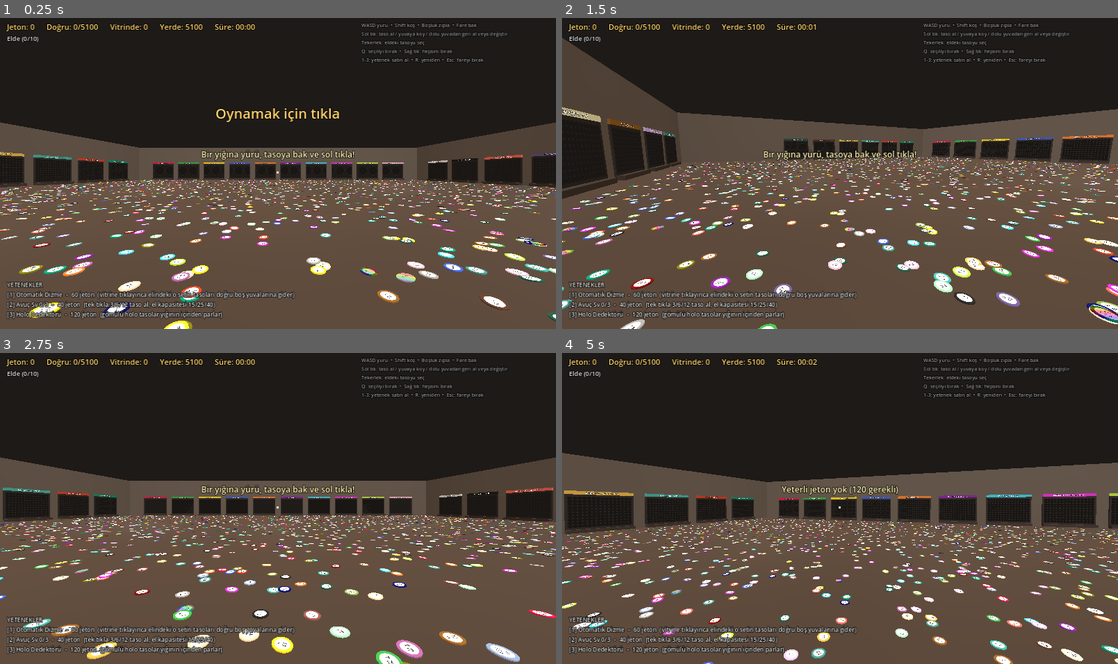
Above: before the commit, frames 1-4 (two rows, left to right).
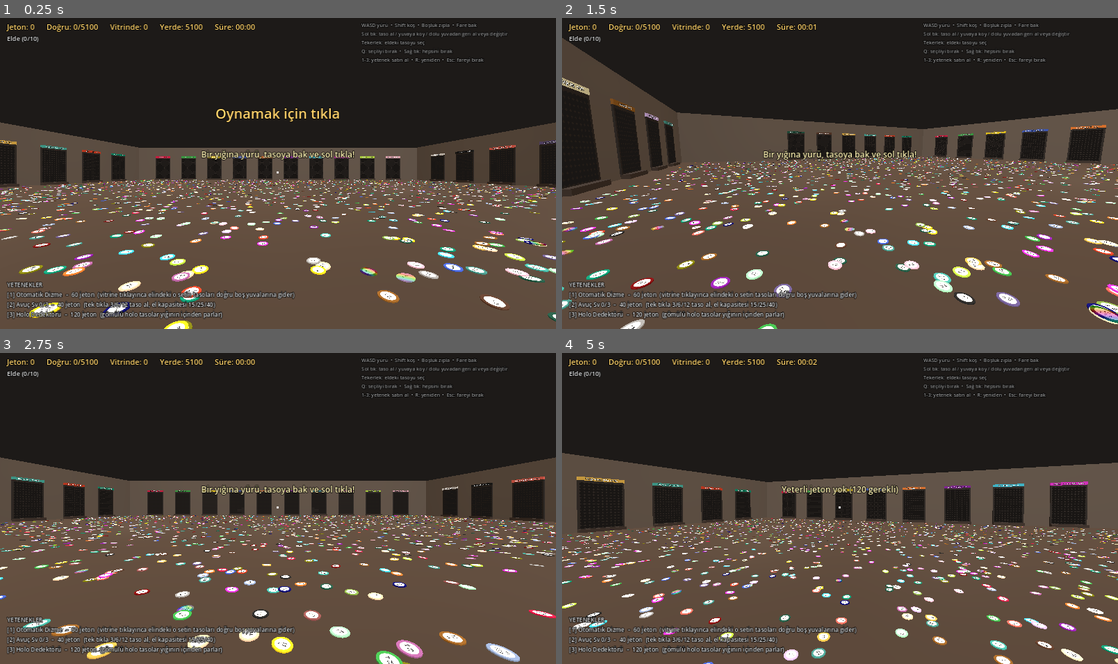
Above: after the commit, the same moments.

Repository: bogacavdar/tasoTidyUp
Game: Godot game, scene res://main.tscn
Same seed, same stepped clock (60 frames per second), same inputs: the game is played once before the commit and once after it.
Inputs (mouse positions are in pixels of both pictures, inside the frame that each line leads up to):
- Up to frame 1 (0.25 s): no input
- Up to frame 2 (1.5 s): tap Enter at 0.5 s; move the mouse to (962, 157) at 0.52 s; hold D 0.53-1.28 s; hold Shift 0.53-1.28 s; click (962, 157) at 0.67 s; tap Space at 0.77 s; move the mouse to (812, 173) at 1.27 s; hold W from 1.28 s (still down); tap Q at 1.35 s
- Up to frame 3 (2.75 s): keep holding W; tap Space at 1.52 s; move the mouse to (289, 502) at 2.02 s; tap R at 2.1 s
- Up to frame 4 (5 s): keep holding W; move the mouse to (834, 511) at 2.77 s; tap 1 at 2.85 s; click (834, 511) at 2.92 s; tap Space at 3.02, 3.77, 4.52 s; move the mouse to (878, 511) at 3.52 s; tap 2 at 3.6 s; move the mouse to (795, 505) at 4.27 s; tap 3 at 4.35 s

The runs differ from the first frame. In frame 1, 3.6% of the frame differs, in the area x 0-100%, y 39-55%; in frame 2, 3.9%; in frame 3, 3.7%; in frame 4, 5.2%, in the area x 0-100%, y 39-59%.

Commit message:
Vitrinler 10 sütun x 15 satır
Co-Authored-By: Claude Opus 5.5 <noreply@anthropic.com>
Claude-Session: https://claude.ai/code/session_01BTyhiHLjtdzr61JEp6Kda6

Diff:
--- a/main.gd
+++ b/main.gd
@@ -21,10 +21,10 @@
 const ROOM_D := 50.0           # z
 const WALL_H := 7.0
 
-const SLOT_COLS := 15
-const SLOT_ROWS := 10
+const SLOT_COLS := 10
+const SLOT_ROWS := 15
 const SLOT_GAP := 0.28
-const BOARD_Y := 1.86          # vitrin panosunun orta yüksekliği
+const BOARD_Y := 2.46          # vitrin panosunun orta yüksekliği (en alt sıra ~0.5 m)
 
 const WALK_SPEED := 4.5
 const SPRINT_MULT := 2.0
